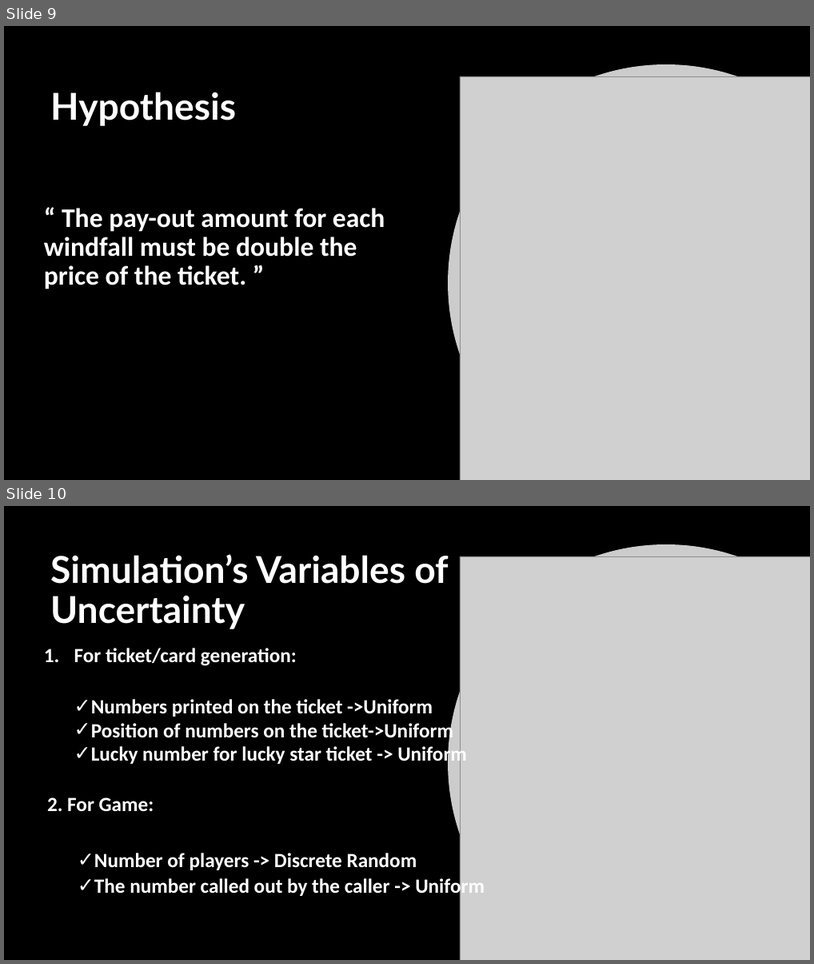
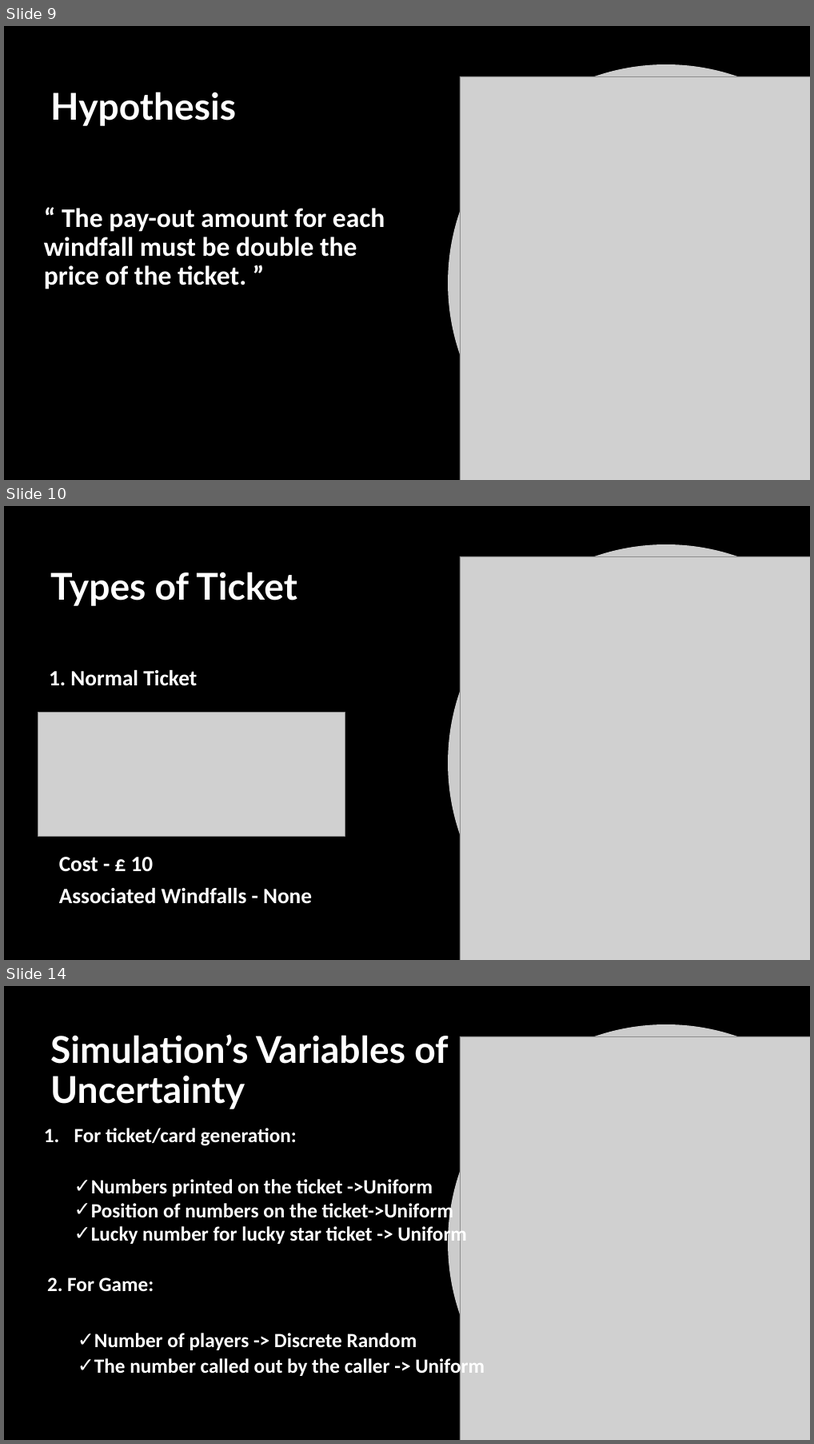
Before and after one commit to aarushi50/BINGO-A-Monte-Carlo-Application, a slide deck: Bingo.pptx. Shown one above the other, each under a label of ours: slides 9 and 10 before the commit, slides 9, 10 and 14 after it; the slides between them are not shown. The pictures are 814x964 and 814x1444 pixels, drawn with LibreOffice and Linux fonts; fonts in the diff are those of the drawing; grey boxes stand for pictures; background and template pictures are left out. Boxes give left, top, right and bottom in pixels: in the first picture for what was removed or moved away, otherwise in the second. Text is boxed around its words. In the diff, an @@ line names an element or a change of style, - is before the commit and + after.

```diff
--- a/Bingo.pptx
+++ b/Bingo.pptx
@@ slide 10 added at <box>4,506,810,960</box>, background picture (left out) @@
@@ freeform shape added at <box>448,544,810,960</box>, fill #FFFFFF at 80% opacity @@
@@ title added at <box>50,572,298,606</box>, 44 pt, text #FFFFFF, bold @@
+Types of Ticket
@@ picture added at <box>460,556,810,960</box> @@
@@ text added at <box>49,670,197,686</box>, 26 pt, text #FFFFFF, bold @@
+1. Normal Ticket
@@ picture added at <box>38,712,345,836</box> @@
@@ text added at <box>59,856,312,904</box>, 26 pt, text #FFFFFF, bold @@
+Cost - £ 10
+Associated Windfalls - None
@@ what was slide 10 is now slide 14 @@
```
Also in this commit, not shown: 3 slides changed, 7 other slides added.
